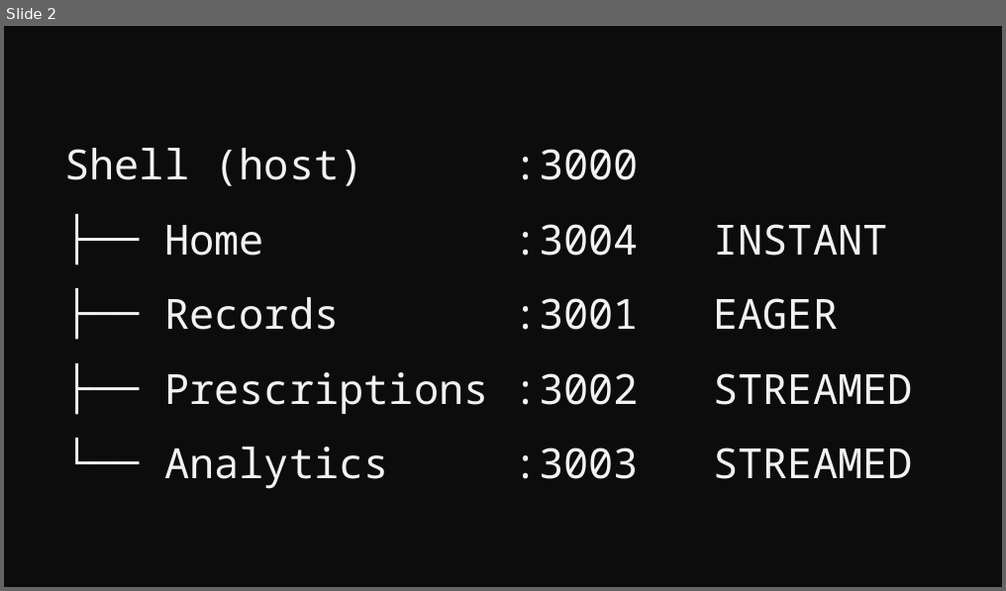
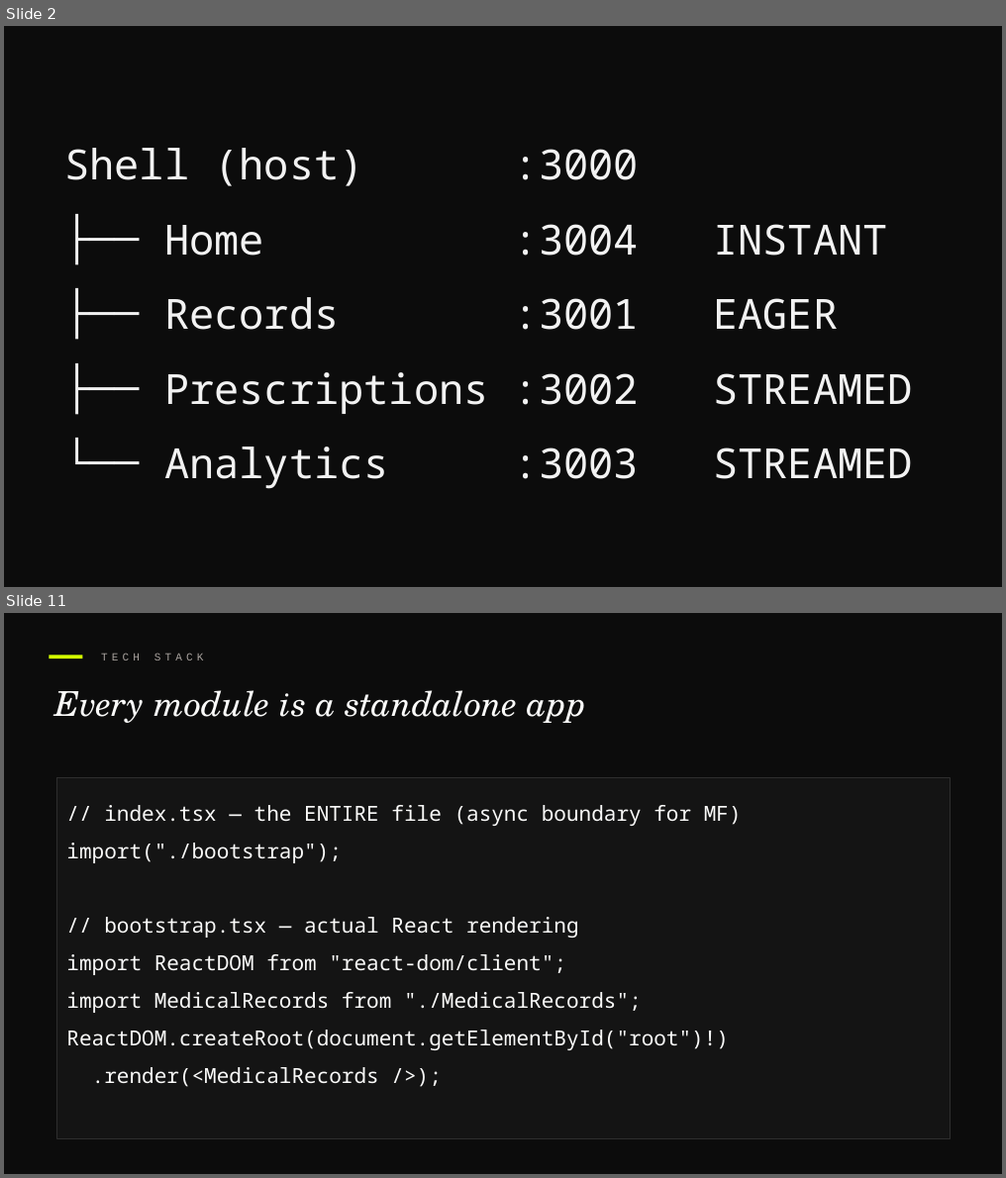
Before and after one commit to devlinduldulao/module-federation-demo, a slide deck: presentation/module-federation.pptx. Shown one above the other, each under a label of ours: slide 2 before the commit, slides 2 and 11 after it; the slides between them are not shown. The pictures are 1006x591 and 1006x1178 pixels, drawn with LibreOffice and Linux fonts; fonts in the diff are those of the drawing. Boxes give left, top, right and bottom in pixels: in the first picture for what was removed or moved away, otherwise in the second. Text is boxed around its words. In the diff, an @@ line names an element or a change of style, - is before the commit and + after.

```diff
--- a/presentation/module-federation.pptx
+++ b/presentation/module-federation.pptx
@@ slide 11 added at [4, 613, 1002, 1174], background #0C0C0C @@
@@ rectangle added at [49, 655, 82, 659], fill #D4FF00 @@
@@ text added at [101, 653, 204, 661], 10.5 pt, text #A8A29E @@
+TECH STACK
@@ text added at [54, 690, 587, 723], 33 pt, text #FAFAF9, italic @@
+Every module is a standalone app
@@ rectangle added at [56, 777, 949, 1139], fill #141414, outline #2E2E2E 0.75 pt, 20 pt, text #FAFAF9 @@
+// index.tsx — the ENTIRE file (async boundary for MF)
+import("./bootstrap");
+// bootstrap.tsx — actual React rendering
+import ReactDOM from "react-dom/client";
+import MedicalRecords from "./MedicalRecords";
+ReactDOM.createRoot(document.getElementById("root")!)
+.render(<MedicalRecords />);
```
Also in this commit, not shown: 13 slides changed, 21 other slides added, 1 other file.
